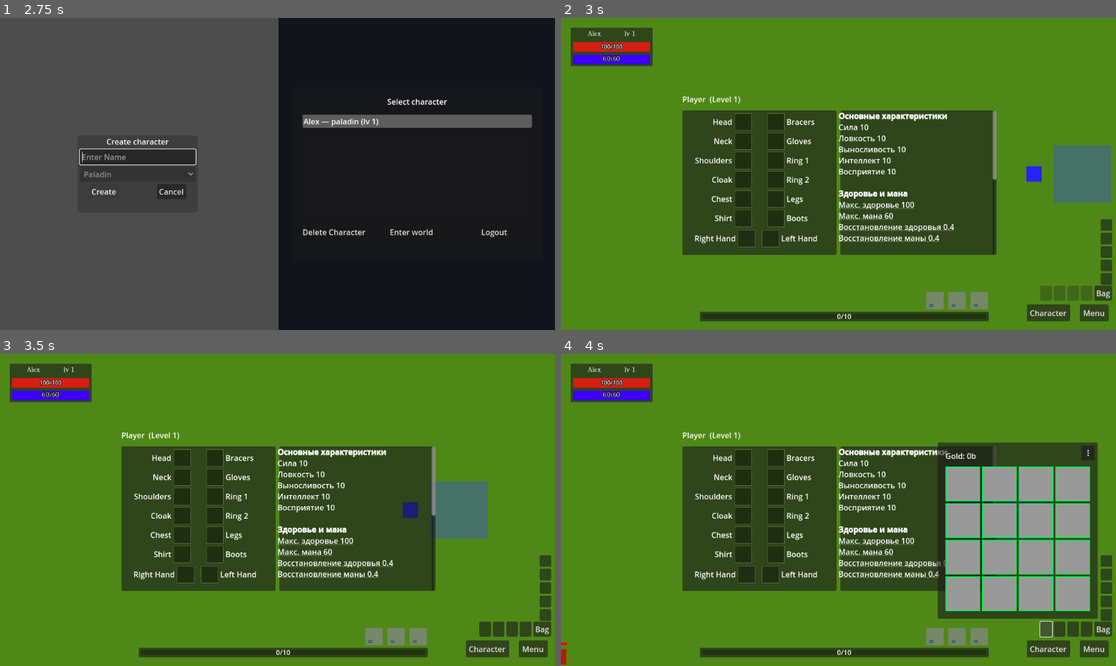
Above: before the commit, frames 1-4 (two rows, left to right).
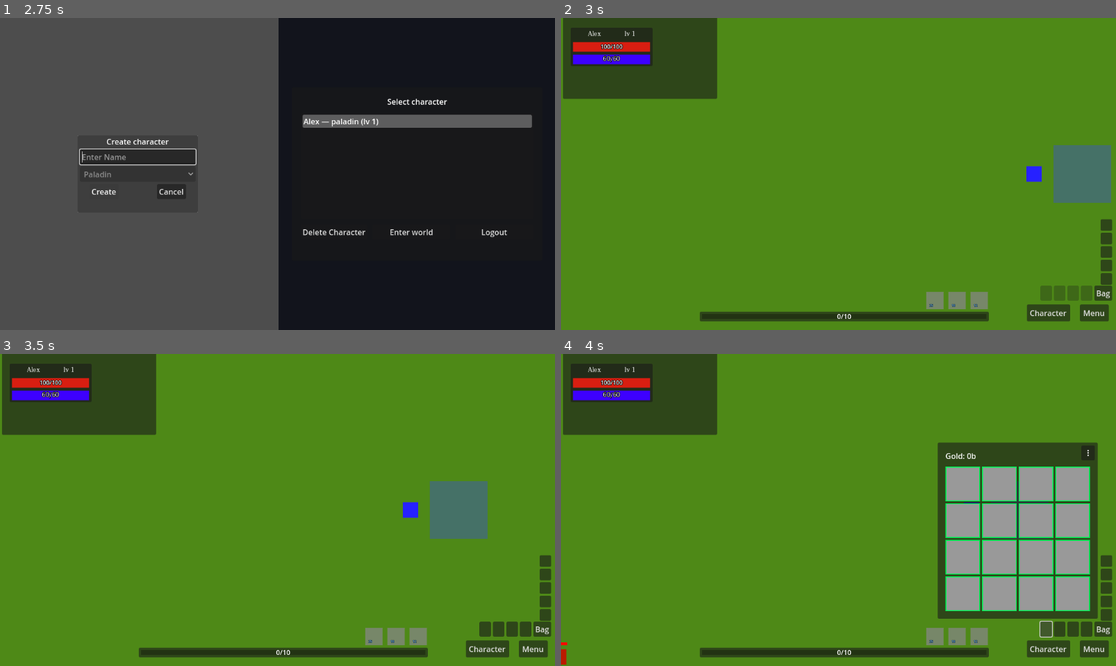
Above: after the commit, the same moments.

Repository: denisshkytko/mmo-mvp-godot
Game: Godot game, scene res://ui/flow/LoginUI.tscn
Two runs of this game, one before a commit and one after it. Both use one fixed random seed, a clock stepped at 60 frames per second and the inputs below. The engine's default icon, where the game draws it, is replaced by a stand-in: a white triangle on a blue panel in a dark square.
Inputs (mouse positions are in pixels of both pictures, inside the frame that each line leads up to):
- Up to frame 1 (2.75 s): click "Sign in" at 0.5 s; click (138, 155) at 1.27 s; type "Alex" at 1.35 s; click "Create" at 2 s
- Up to frame 2 (3 s): click "Enter world" at 2.75 s
- Up to frame 3 (3.5 s): no input
- Up to frame 4 (4 s): click (1043, 628) at 3.5 s

Frame 1 is identical in both runs. In frame 2, 32% of the frame differs, in the area x 0-79%, y 0-76%; in frame 3, 32%; in frame 4, 29%.
Error after the commit: Parse Error: Name "minimum_size_changed" called as a function but is a "Signal". (res://ui/game/hud/character_hud.gd:332)

Commit message:
Improve CharacterHUD tooltip sizing and placement

Diff:
--- a/ui/game/hud/character_hud.gd
+++ b/ui/game/hud/character_hud.gd
@@ -2,6 +2,11 @@
 
 const NODE_CACHE := preload("res://core/runtime/node_cache.gd")
 const TOOLTIP_BUILDER := preload("res://ui/game/hud/tooltip_text_builder.gd")
+
+const TOOLTIP_MIN_W: float = 260.0
+const TOOLTIP_MAX_W: float = 420.0
+const TOOLTIP_OFFSET := Vector2(12, 10)
+const TOOLTIP_MARGIN: float = 8.0
 
 @onready var character_button: Button = $CharacterButton
 @onready var panel: Panel = %Panel
@@ -39,6 +44,8 @@
 
 	tooltip_rich.bbcode_enabled = true
 	tooltip_rich.fit_content = true
+	tooltip_rich.scroll_active = false
+	tooltip_rich.autowrap_mode = TextServer.AUTOWRAP_WORD
 	tooltip_panel.visible = false
 	tooltip_rich.text = ""
 	_style_tooltip_panel()
@@ -320,6 +327,11 @@
 	tooltip_panel.size = Vector2.ZERO
 	tooltip_rich.custom_minimum_size = Vector2.ZERO
 	tooltip_rich.text = text
+	tooltip_rich.visible = true
+	tooltip_rich.queue_redraw()
+	tooltip_rich.minimum_size_changed()
+	await get_tree().process_frame
+	await get_tree().process_frame
 	if tooltip_unequip != null:
 		tooltip_unequip.visible = show_unequip
 	await _resize_tooltip_to_content()
@@ -333,8 +345,33 @@
 	var prev_modulate := tooltip_panel.modulate
 	tooltip_panel.visible = true
 	tooltip_panel.modulate = Color(prev_modulate.r, prev_modulate.g, prev_modulate.b, 0.0)
+	tooltip_panel.custom_minimum_size = Vector2(TOOLTIP_MIN_W, 0.0)
+	tooltip_panel.size = Vector2(TOOLTIP_MAX_W, 10.0)
+	await get_tree().process_frame
+	await get_tree().process_frame
+	var min_size := tooltip_panel.get_combined_minimum_size()
+	var target_w := clamp(min_size.x, TOOLTIP_MIN_W, TOOLTIP_MAX_W)
+	tooltip_panel.custom_minimum_size = Vector2(target_w, 0.0)
+	tooltip_panel.size = Vector2(target_w, 10.0)
+	await get_tree().process_frame
+	var label_min := tooltip_rich.get_combined_minimum_size()
+	if label_min.y <= 1.0:
+		await get_tree().process_frame
+		label_min = tooltip_rich.get_combined_minimum_size()
+	var content_h: float = max(float(tooltip_rich.get_content_height()), label_min.y)
+	var btn_h: float = 0.0
+	if tooltip_unequip != null and tooltip_unequip.visible:
+		btn_h = max(32.0, tooltip_unequip.get_combined_minimum_size().y)
+	var extra_spacing: float = 8.0 if btn_h > 0.0 else 0.0
+	var min_h: float = max(32.0, content_h + btn_h + extra_spacing + 16.0)
+	tooltip_panel.custom_minimum_size = Vector2(target_w, min_h)
+	tooltip_panel.size = Vector2(target_w, min_h)
+	await get_tree().process_frame
 	await get_tree().process_frame
 	var final_size := tooltip_panel.get_combined_minimum_size()
+	final_size.x = target_w
+	if final_size.y < min_h:
+		final_size.y = min_h
 	tooltip_panel.custom_minimum_size = final_size
 	tooltip_panel.size = final_size
 	tooltip_panel.modulate = prev_modulate
@@ -528,17 +565,15 @@
 		return
 
 	var vp: Rect2 = get_viewport_rect()
-	var desired := anchor_pos
+	var desired := anchor_pos + TOOLTIP_OFFSET
 	var tsize := tooltip_panel.size
 
-	if desired.x + tsize.x > vp.position.x + vp.size.x:
-		desired.x = anchor_pos.x - tsize.x
-	if desired.y + tsize.y > vp.position.y + vp.size.y:
-		desired.y = vp.position.y + vp.size.y - tsize.y
-	if desired.x < vp.position.x:
-		desired.x = vp.position.x
-	if desired.y < vp.position.y:
-		desired.y = vp.position.y
+	if desired.x + tsize.x > vp.position.x + vp.size.x - TOOLTIP_MARGIN:
+		desired.x = anchor_pos.x - tsize.x - TOOLTIP_OFFSET.x
+	if desired.y + tsize.y > vp.position.y + vp.size.y - TOOLTIP_MARGIN:
+		desired.y = anchor_pos.y - tsize.y - TOOLTIP_OFFSET.y
+	desired.x = clamp(desired.x, vp.position.x + TOOLTIP_MARGIN, vp.position.x + vp.size.x - tsize.x - TOOLTIP_MARGIN)
+	desired.y = clamp(desired.y, vp.position.y + TOOLTIP_MARGIN, vp.position.y + vp.size.y - tsize.y - TOOLTIP_MARGIN)
 
 	tooltip_panel.global_position = desired
 
